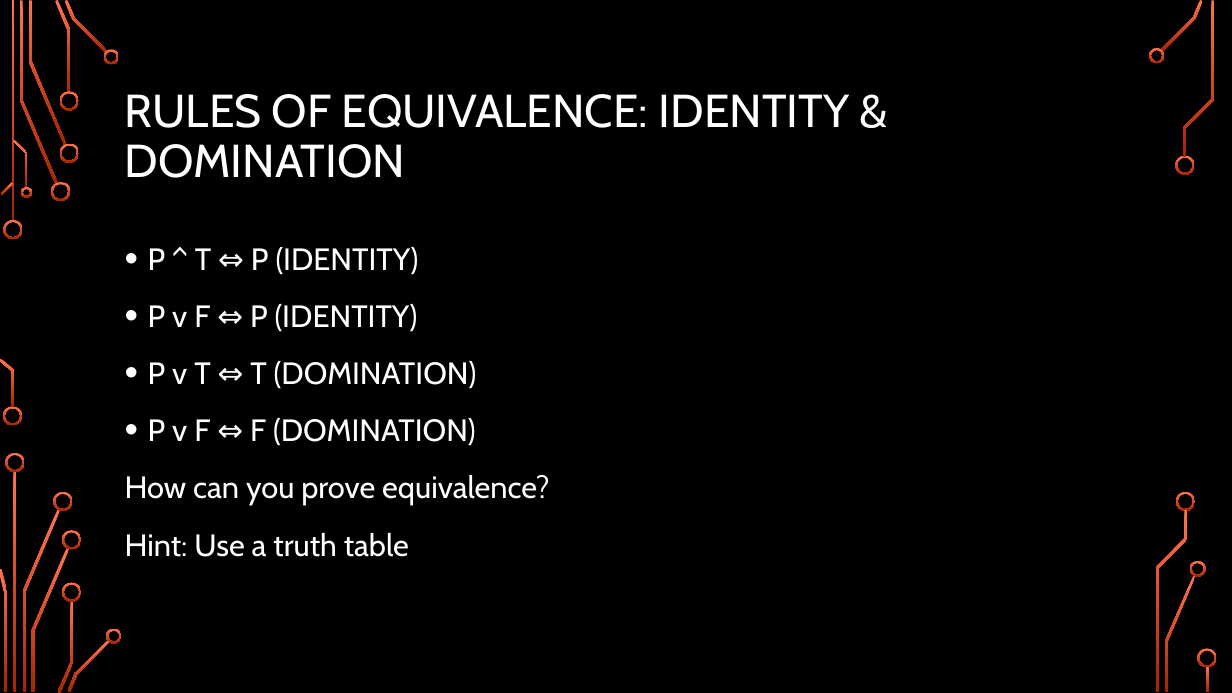
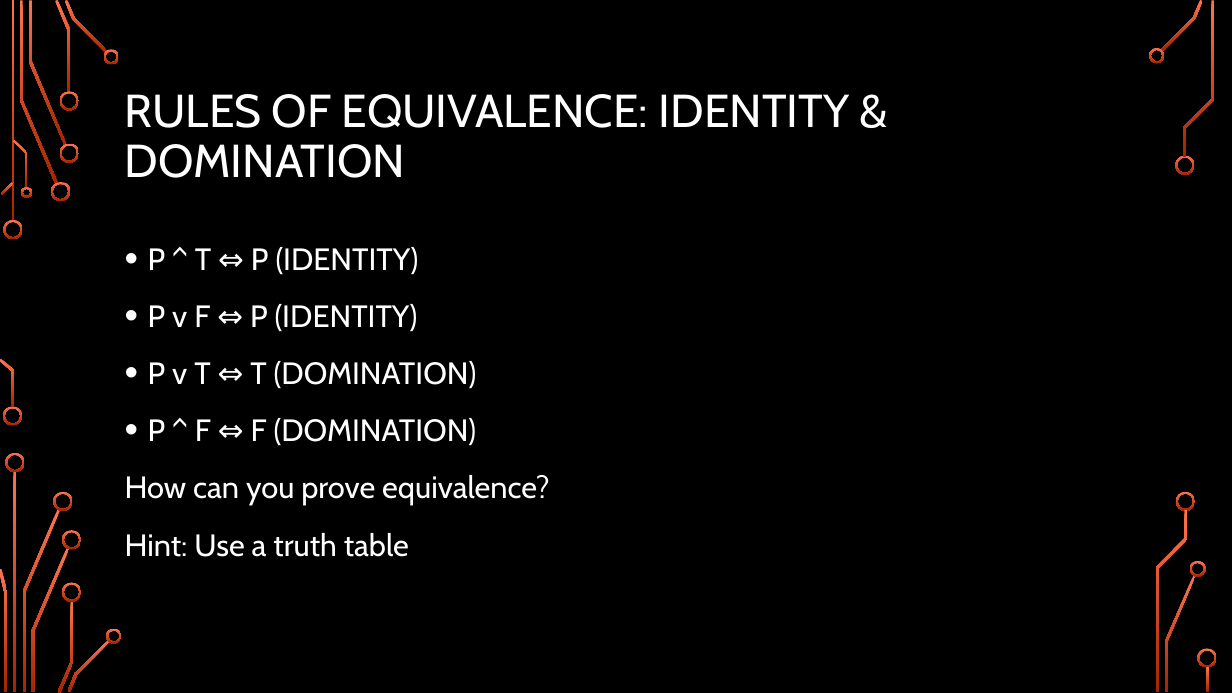
Before and after one commit to jameswilson281/CIS7---Discrete-Structures, a slide deck: slide 8 of Lectures/Lecture 3 - 20170906 Logic Laws.pptx. Drawn at 1232x693 pixels with LibreOffice and Linux fonts; fonts in the diff are those of the drawing; background and template pictures are left out. Boxes give left, top, right and bottom in pixels: in the first picture for what was removed or moved away, otherwise in the second. Text is boxed around its words. In the diff, an @@ line names an element or a change of style, - is before the commit and + after.

```diff
--- a/Lectures/Lecture 3 - 20170906 Logic Laws.pptx
+++ b/Lectures/Lecture 3 - 20170906 Logic Laws.pptx
@@ text at (x1=148, y1=418, x2=477, y2=446): text changed @@
-• P v F ⇔ F (DOMINATION)
+• P ^ F ⇔ F (DOMINATION)
```
Also in this commit, not shown: 1 other slide changed, 2 other files.
